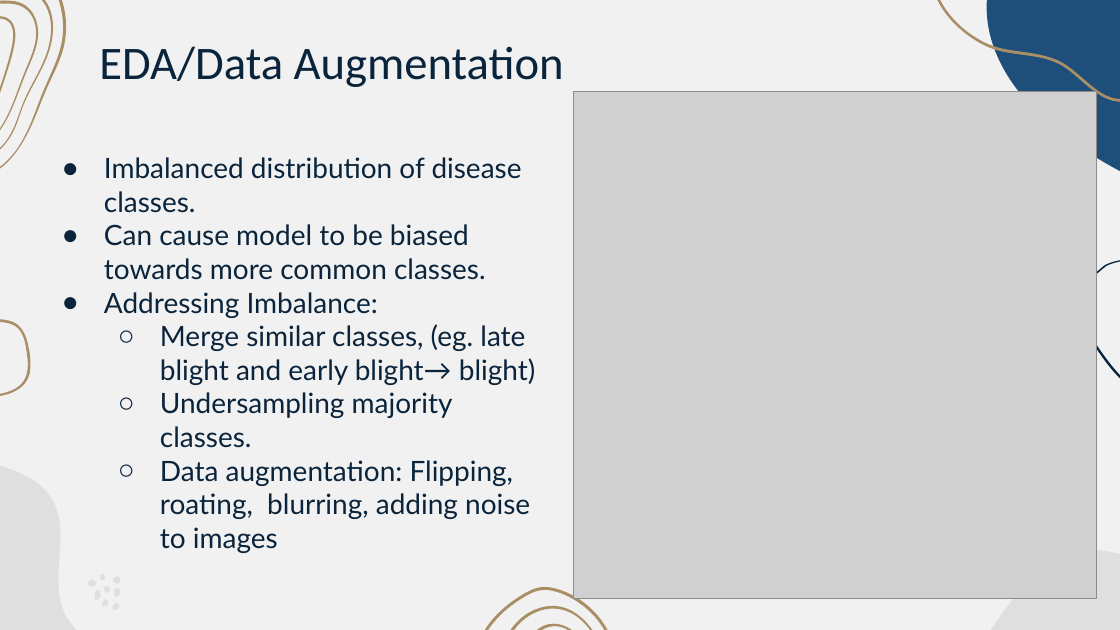
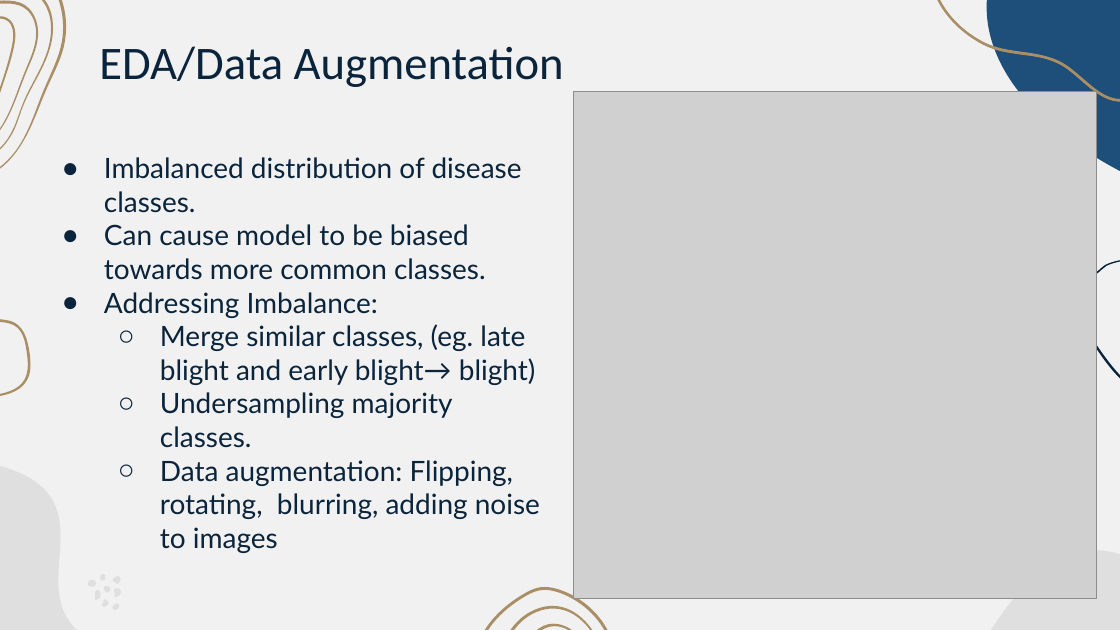
Before and after one commit to ljtaylor99/AAI-521-Final-Project, a slide deck: slide 4 of Final Project Presentation-Team 4.pptx. Drawn at 1120x630 pixels with LibreOffice and Linux fonts; fonts in the diff are those of the drawing; grey boxes stand for pictures. Boxes give left, top, right and bottom in pixels: in the first picture for what was removed or moved away, otherwise in the second. Text is boxed around its words. In the diff, an @@ line names an element or a change of style, - is before the commit and + after.

Commit message:
Add files via upload
Fixing spelling mistakes

```diff
--- a/Final Project Presentation-Team 4.pptx
+++ b/Final Project Presentation-Team 4.pptx
@@ text at (x1=160, y1=460, x2=540, y2=553): text changed @@
-  ○ Data augmentation: Flipping, roating, blurring, adding noise to images
+  ○ Data augmentation: Flipping, rotating, blurring, adding noise to images
```
Also in this commit, not shown: 7 other slides changed.
